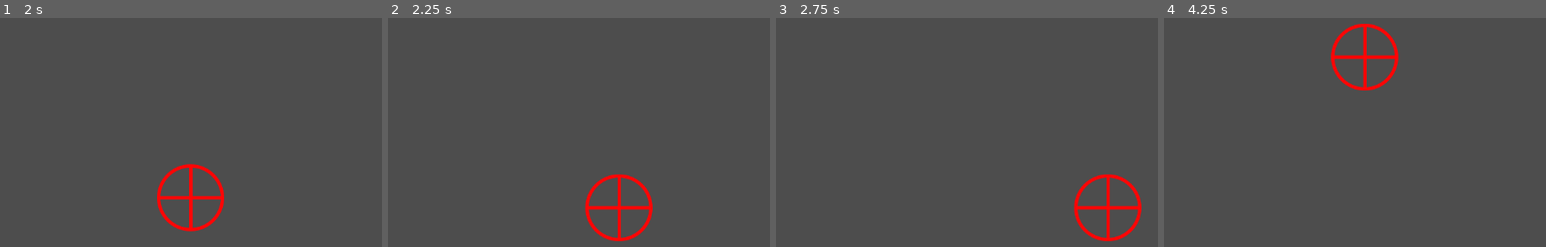
Above: before the commit, frames 1-4 (left to right).
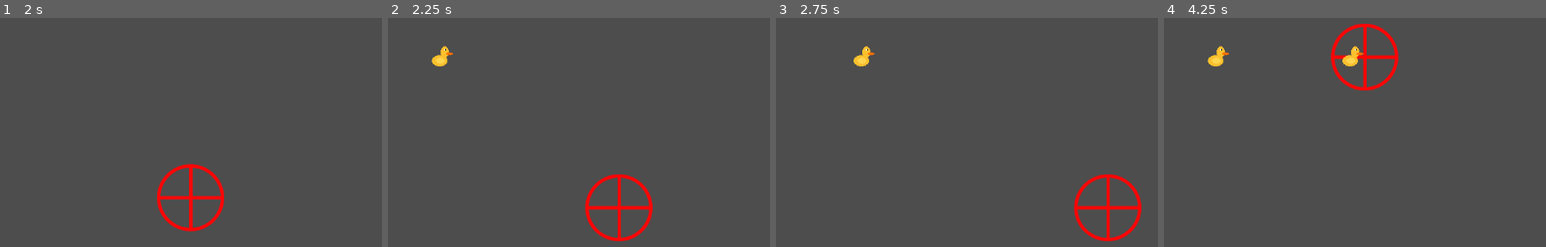
Above: after the commit, the same moments.

Repository: grong0/duck-shooter
Game: Godot game, scene res://main.tscn
Same seed, same stepped clock (60 frames per second), same inputs: the game is played once before the commit and once after it.
Inputs:
- Up to frame 1 (2 s): tap Enter at 0.5 s; hold Right (move_right) 0.53-1.28 s; tap X (fire) at 0.6, 1.35 s; hold Down (move_down) from 1.28 s (still down)
- Up to frame 2 (2.25 s): release Down (move_down) at 2.03 s; hold Right (move_right) from 2.03 s (still down); tap X (fire) at 2.1 s
- Up to frame 3 (2.75 s): keep holding Right (move_right)
- Up to frame 4 (4.25 s): release Right (move_right) at 2.78 s; hold Up (move_up) 2.78-3.53 s; tap X (fire) at 2.85, 3.6 s; hold Left (move_left) from 3.53 s (still down)

Frame 1 is identical in both runs. In frame 2, 0.3% of the frame differs, in the area x 11-18%, y 12-22%; in frame 3, 0.3%; in frame 4, 0.5%, in the area x 11-53%, y 12-22%.

Commit message:
crosshair now kills ducks :D

Diff:
--- a/main.tscn
+++ b/main.tscn
@@ -1,8 +1,9 @@
-[gd_scene load_steps=5 format=3 uid="uid://xvebs21hcrll"]
+[gd_scene load_steps=6 format=3 uid="uid://xvebs21hcrll"]
 
 [ext_resource type="Script" path="res://scripts/main.gd" id="1_i3mlt"]
 [ext_resource type="Script" path="res://scripts/crosshair.gd" id="2_8mnb8"]
 [ext_resource type="Texture2D" uid="uid://d2gmkm0057w5s" path="res://sprites/crosshair.png" id="3_rstsx"]
+[ext_resource type="Script" path="res://scripts/duckSpawner.gd" id="4_p0a8b"]
 
 [sub_resource type="CircleShape2D" id="CircleShape2D_df7ny"]
 
@@ -24,3 +25,5 @@
 shape = SubResource("CircleShape2D_df7ny")
 
 [node name="DuckSpawner" type="Node2D" parent="."]
+position = Vector2(-1, -2)
+script = ExtResource("4_p0a8b")
--- a/scripts/crosshair.gd
+++ b/scripts/crosshair.gd
@@ -3,21 +3,13 @@
 
 const SPEED = 300.0
 
-func _object_entered(body: Node2D):
-	if Input.is_action_just_pressed("fire"):
-		# kill the duck
-		if body.get_class() == "Duck":
-			body.queue_free()
-			print(body)
-
-func _ready():
-	monitoring = true
-	body_entered.connect(_object_entered)
-
 func _process(delta):
 	scale = Vector2(1, 1)
 	if Input.is_action_just_pressed("fire"):
 		scale = Vector2(0.9, 0.9)
+		for duck in get_overlapping_bodies():
+			duck.queue_free()
+			print(duck)
 
 	var ver_direction = Input.get_axis("move_up", "move_down")
 	var hor_direction = Input.get_axis("move_left", "move_right")
